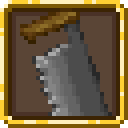
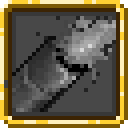
Before/after of a 128 x 128 layered artwork. What changed in the layer stack:
added layer "Calque 10 copie" above "Calque 10" over [4, 16, 116, 112]
hid "Calque 9" over [20, 8, 112, 116]
added layer "Calque 2 copie" above "Calque 2" over [4, 8, 116, 116]
